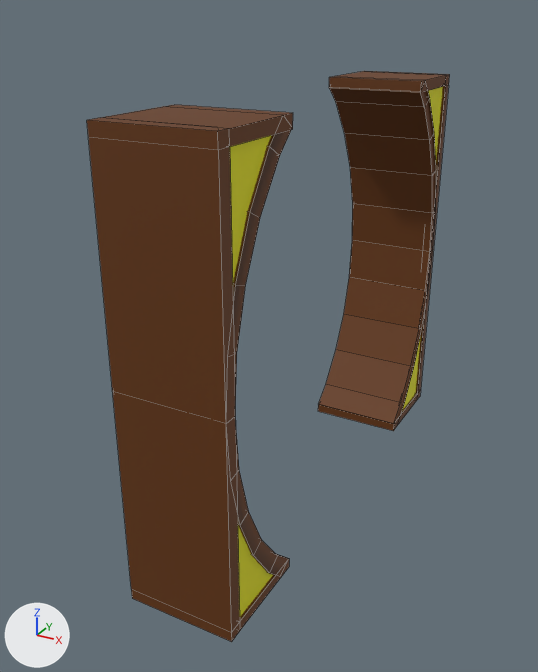
A saved change to the FBX model Assets/FBX/GateRoom/Circle_Wall_Next_To_Main_Entrance_Cil_Balcony_DoorFrame.fbx.
Both versions are drawn from a camera (50 mm lens) standing at (2.66, -8.11, 6.08) and looking at (-1.58, -0.4, 2.22). The lights are fixed; the arrows at lower left show +X, +Y and +Z. Mesh edges are drawn as thin lines. Where no turn or scale is listed for an object, it has been applied to the vertices. Vertices at the same position are counted once.
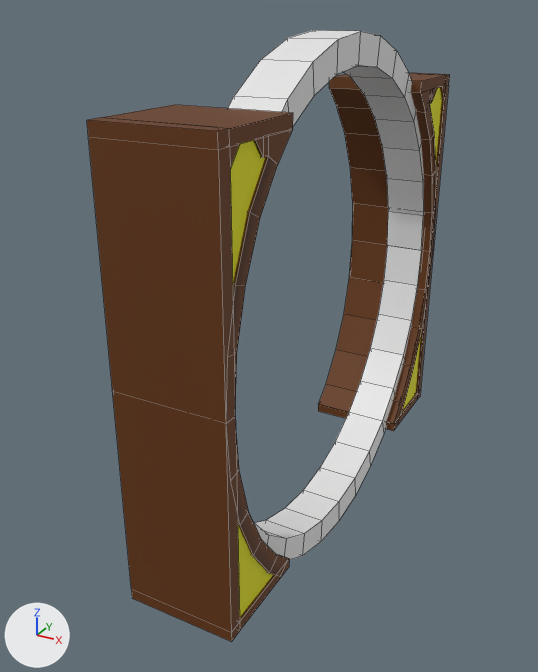
What differs and where, as boxes [x1, y1, x2, y2] in the pictures (538 x 672 px):
'Cylinder.001', reshaped: before [318, 71, 450, 431]; after [318, 73, 450, 431]
'Cylinder.002', added: after [303, 31, 424, 520]
'Cylinder.003', added: after [228, 30, 361, 560]
part 1 of me_cylinder, built on: before [248, 130, 291, 217]; after [230, 129, 293, 217]
part 2 of me_cylinder_008, built on: before [330, 88, 434, 140]; after [329, 86, 445, 140]

The edits, one by one:
me_cylinder is used by ob_cylinder; location (-0.84, 0.0, 2.59); rotation (-3.142, -1.571, 0.0), in degrees (-180, -90, 0); scale (-2.85, -2.85, -0.288).
me_cylinder had 72 vertices, 65 faces and spanned x -0.92..0.92, y -1.09..-0.63, z -1.01..3.56.
me_cylinder now has 80 vertices, 72 faces and spans x -0.92..0.92, y -1.09..-0.63, z -1.01..3.56.
Part 1, on me_cylinder:
8 vertices are removed from x -0.92..-0.79, y -0.79..-0.64, z -0.99..3.56.
8 faces are deleted.
16 vertices are added at x -0.87..-0.77, y -1.03..-0.74, z -1.01..3.56.
15 new faces join them.
me_cylinder_008 is used by ob_cylinder_001; location (-0.84, 0.0, 2.59).
me_cylinder_008 had 72 vertices, 65 faces and spanned x -1.03..0.29, y 1.79..3.11, z -2.64..2.61.
me_cylinder_008 now has 80 vertices, 72 faces and spans x -1.03..0.29, y 1.79..3.11, z -2.64..2.61.
Part 2, on me_cylinder_008:
8 vertices are removed from x -1.03..0.29, y 1.84..2.26, z 2.26..2.61.
8 faces are deleted.
16 vertices are added at x -1.03..0.29, y 2.12..2.94, z 2.19..2.48.
15 new faces join them.
Mesh me_cylinder_006 is new.
It has 68 vertices, 64 faces and spans x -1.12..1.12, y 0.0..1.05, z -1.05..2.05.
Mesh me_cylinder_007 is new.
It has 68 vertices, 64 faces and spans x -1.12..1.12, y -1.05..0.0, z -1.05..2.05.
Object 'Cylinder.002' (ob_cylinder_002) is new; it shows me_cylinder_006.
Its location is (-0.87, 0.01, 2.6).
Its rotation in degrees is (-180, -90, 0).
Its scale is (-2.91, -2.91, -0.188).
Object 'Cylinder.003' (ob_cylinder_003) is new; it shows me_cylinder_007.
Its location is (-0.87, 0.01, 2.6).
Its rotation in degrees is (-180, -90, 0).
Its scale is (-2.91, -2.91, -0.188).
